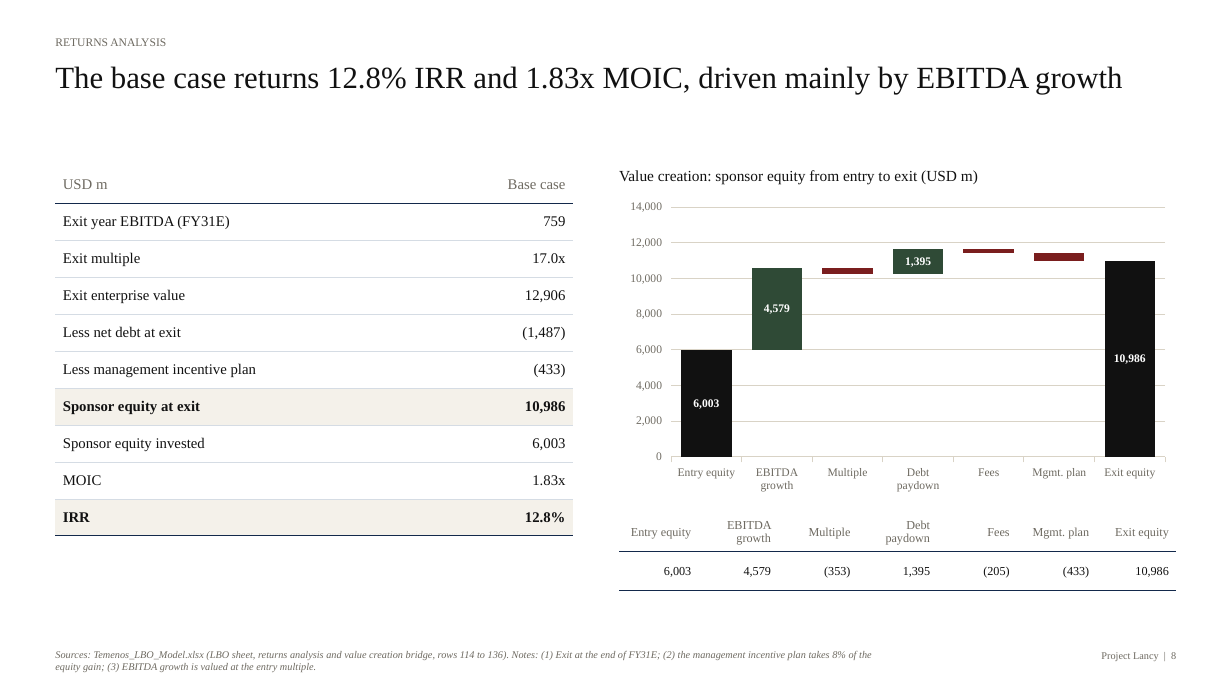
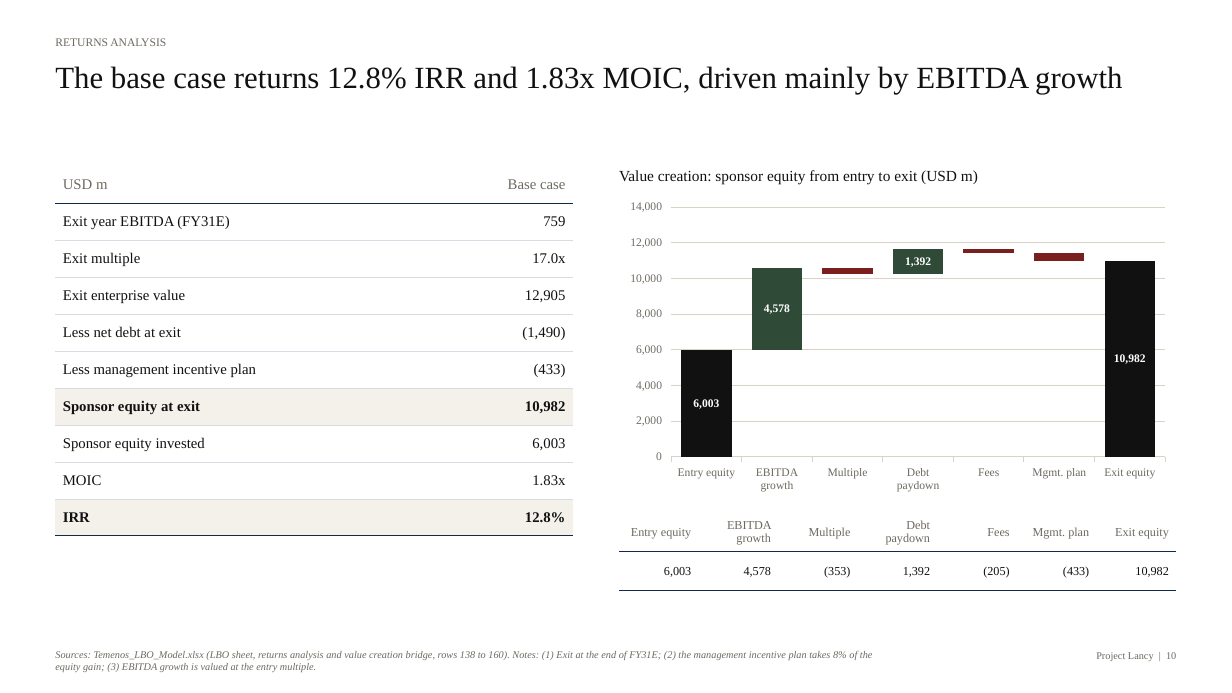
Before and after one commit to pascalielric/financelab, a slide deck: slide 10 of downloads/Temenos_LBO_IC_Deck.pptx (slide 8 before the commit). Drawn at 1232x693 pixels with LibreOffice and Linux fonts; fonts in the diff are those of the drawing. Boxes give left, top, right and bottom in pixels: in the first picture for what was removed or moved away, otherwise in the second. Text is boxed around its words. In the diff, an @@ line names an element or a change of style, - is before the commit and + after.

```diff
--- a/downloads/Temenos_LBO_IC_Deck.pptx
+++ b/downloads/Temenos_LBO_IC_Deck.pptx
@@ table at (x1=55, y1=166, x2=573, y2=536) @@
-row 4, column 2: 12,906
+row 4, column 2: 12,905
-row 5, column 2: (1,487)
+row 5, column 2: (1,490)
-row 7, column 2: 10,986
+row 7, column 2: 10,982
@@ column stacked chart at (x1=619, y1=194, x2=1177, y2=499) @@
@@ data labels of Series 2 added @@
@@ table at (x1=619, y1=513, x2=1176, y2=591) @@
-row 2: 6,003 | 4,579 | (353) | 1,395 | (205) | (433) | 10,986
+row 2: 6,003 | 4,578 | (353) | 1,392 | (205) | (433) | 10,982
@@ text at (x1=55, y1=651, x2=873, y2=672): text changed @@
-Sources: Temenos_LBO_Model.xlsx (LBO sheet, returns analysis and value creation bridge, rows 114 to 136). Notes: (1) Exit at the end of FY31E; (2) the management incentive plan takes 8% of the equity gain; (3) EBITDA growth is valued at the entry multiple.
+Sources: Temenos_LBO_Model.xlsx (LBO sheet, returns analysis and value creation bridge, rows 138 to 160). Notes: (1) Exit at the end of FY31E; (2) the management incentive plan takes 8% of the equity gain; (3) EBITDA growth is valued at the entry multiple.
@@ text at (x1=1096, y1=652, x2=1176, y2=661): text changed @@
-Project Lancy | 8
+Project Lancy | 10
```
Also in this commit, not shown: 11 other slides changed, 3 slides added, 16 other files.
